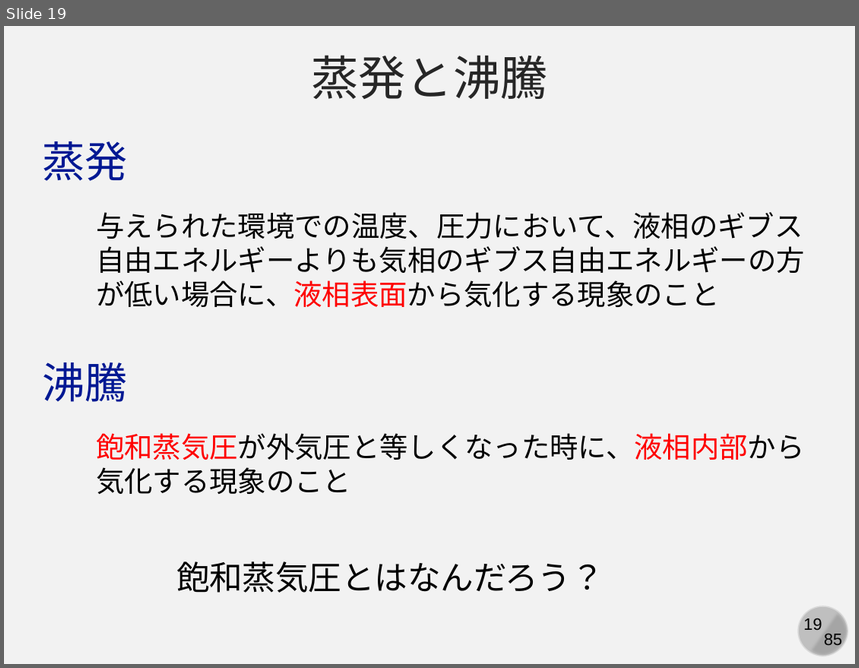
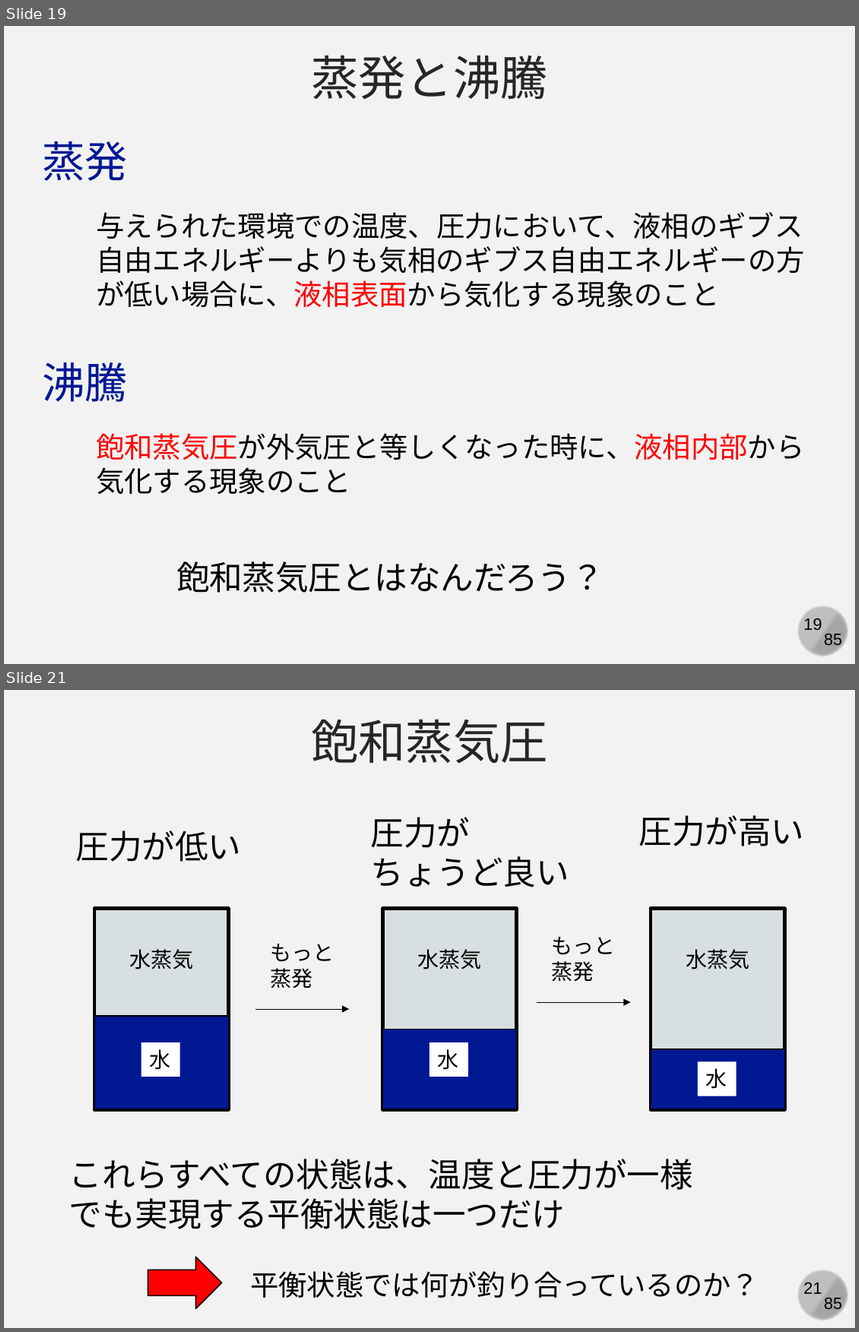
Before and after one commit to kaityo256/yamagata2022, a slide deck: 05_md_advanced/yamagata05.pptx. Shown one above the other, each under a label of ours: slide 19 before the commit, slides 19 and 21 after it; the slides between them are not shown. The pictures are 859x668 and 859x1332 pixels, drawn with LibreOffice and Linux fonts; fonts in the diff are those of the drawing. Boxes give left, top, right and bottom in pixels: in the first picture for what was removed or moved away, otherwise in the second. Text is boxed around its words. In the diff, an @@ line names an element or a change of style, - is before the commit and + after.

```diff
--- a/05_md_advanced/yamagata05.pptx
+++ b/05_md_advanced/yamagata05.pptx
@@ slide 21 added at [4,690,855,1328], background #F2F2F2; not listed: 4 template elements that a slide beside it also shows @@
@@ text added at [312,719,548,764], 40 pt, text #262626 @@
+飽和蒸気圧
@@ text added at [371,817,569,888], 28 pt, text #000000 @@
+圧力が
+ちょうど良い
@@ text added at [639,815,805,847], 28 pt, text #000000 @@
+圧力が高い
@@ text added at [76,831,242,862], 28 pt, text #000000 @@
+圧力が低い
@@ rectangle added at [94,909,228,1016], fill #D7DFE1, outline #000000 1 pt @@
@@ rectangle added at [94,909,228,1110], outline #000000 3 pt @@
@@ rectangle added at [382,909,516,1030], fill #D7DFE1, outline #000000 1 pt @@
@@ rectangle added at [382,909,516,1110], outline #000000 3 pt @@
@@ rectangle added at [651,909,785,1049], fill #D7DFE1, outline #000000 1 pt @@
@@ rectangle added at [651,909,785,1110], outline #000000 3 pt @@
@@ text added at [552,937,616,982], 18 pt, text #000000 @@
+もっと
+蒸発
@@ text added at [129,949,193,970], 18 pt, text #000000 @@
+水蒸気
@@ text added at [271,944,335,989], 18 pt, text #000000 @@
+もっと
+蒸発
@@ text added at [418,949,482,970], 18 pt, text #000000 @@
+水蒸気
@@ text added at [686,949,750,970], 18 pt, text #000000 @@
+水蒸気
@@ arrow added from (537, 1002) to (630, 1002), #000000 0.5 pt @@
@@ rectangle added at [94,1016,228,1110], fill #011893, outline #000000 1 pt @@
@@ arrow added from (255, 1009) to (350, 1009), #000000 0.5 pt @@
@@ rectangle added at [382,1030,516,1110], fill #011893, outline #000000 1 pt @@
@@ rectangle added at [141,1043,180,1076], fill #FFFFFF, 18 pt, text #000000 @@
+水
@@ rectangle added at [430,1043,468,1076], fill #FFFFFF, 18 pt, text #000000 @@
+水
@@ rectangle added at [651,1049,785,1110], fill #011893, outline #000000 1 pt @@
@@ rectangle added at [698,1062,736,1096], fill #FFFFFF, 18 pt, text #000000 @@
+水
@@ text added at [69,1159,693,1230], 28 pt, text #000000 @@
+これらすべての状態は、温度と圧力が一様
+でも実現する平衡状態は一つだけ
@@ right arrow added at [148,1257,222,1309], fill #FF0000, outline #000000 1 pt @@
@@ text added at [250,1271,759,1298], 24 pt, text #000000 @@
+平衡状態では何が釣り合っているのか？
```
Also in this commit, not shown: 2 slides changed, 6 other slides added.
